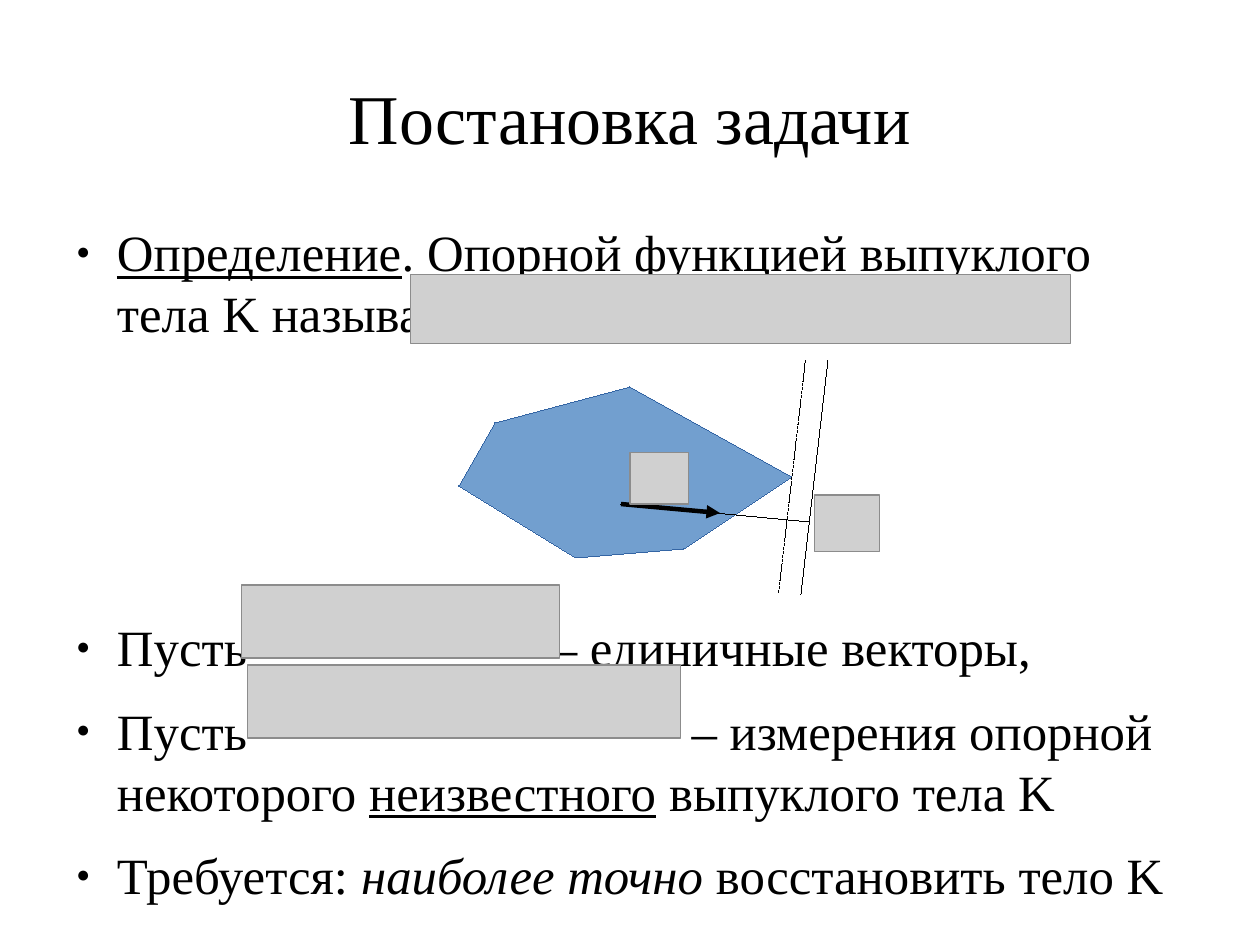
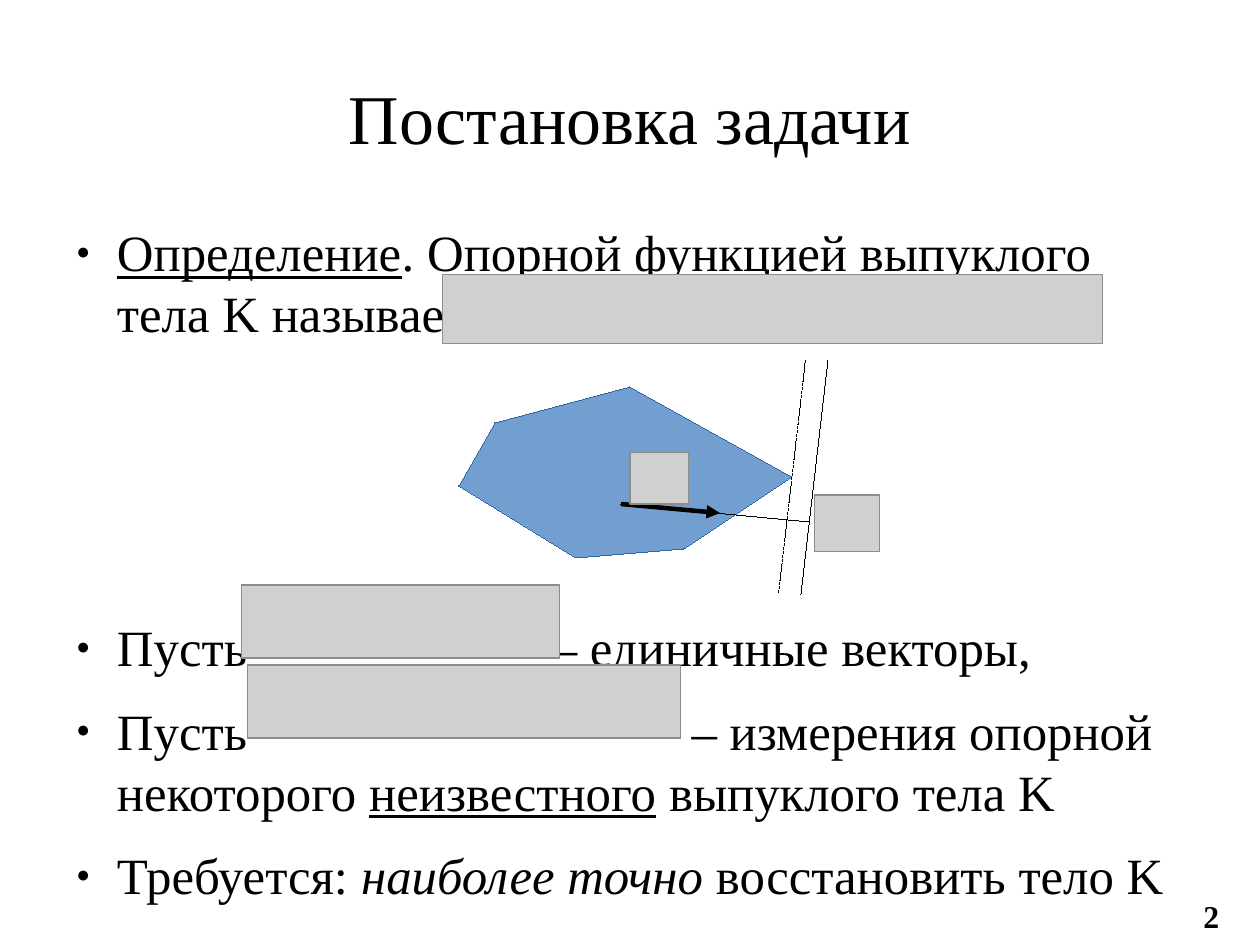
Before and after one commit to ilya-palachev/polyhedra-correction-library, a slide deck: slide 2 of Documentation/i.palachev/Thesis/LomonosovReadings2017/presentation-palachev.odp. Drawn at 1260x945 pixels with LibreOffice and Linux fonts; fonts in the diff are those of the drawing; grey boxes stand for pictures. Boxes give left, top, right and bottom in pixels: in the first picture for what was removed or moved away, otherwise in the second. Text is boxed around its words. In the diff, an @@ line names an element or a change of style, - is before the commit and + after.

Commit message:
[DOC] lr2017: 1st complete version

```diff
--- a/Documentation/i.palachev/Thesis/LomonosovReadings2017/presentation-palachev.odp
+++ b/Documentation/i.palachev/Thesis/LomonosovReadings2017/presentation-palachev.odp
@@ picture: place and size @@
-picture at (410,274,1071,343)
+picture at (442,274,1103,343)
@@ page number added at (1203,907,1219,928), 20 pt, text #000000, bold @@
+2
```
Also in this commit, not shown: 1 other slide changed, 8 slides added, 1 slide removed.
